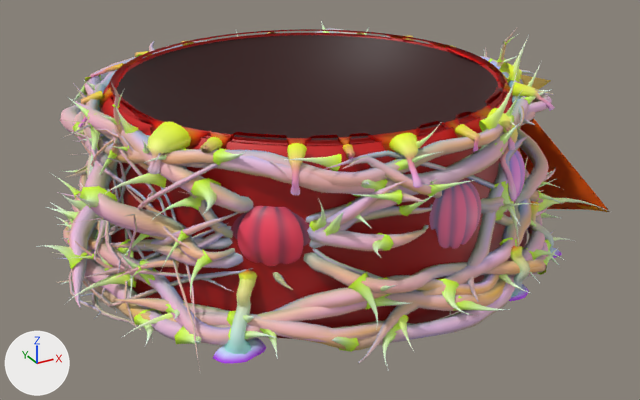
Renders of the glTF model assets-full/fall/base-fall.glb from each side of a commit.
Before and after are seen from a 50 mm lens placed at (-95.8, -180.1, 96.3), pointed at (-0.4, -6.5, 9.5). The axes (+X, +Y, +Z) are drawn at lower left. The lights are the same throughout. The picture after the commit comes second. Vertices at exactly the same position are counted once.

Names of what the first picture shows: 'iron', 'pumpkin', 'wax', 'web'.
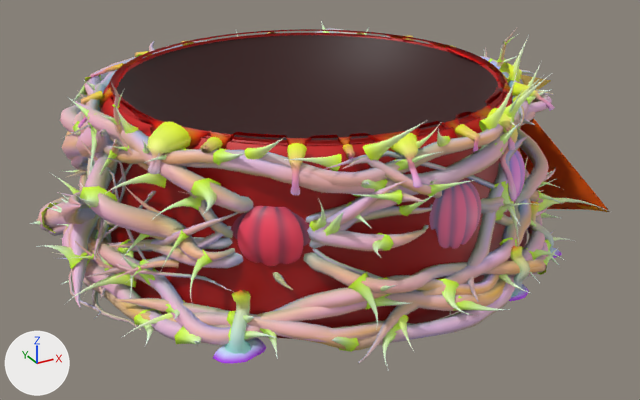
Patch to the scene script:
```diff
--- a/assets-full/fall/base-fall.glb.py
+++ b/assets-full/fall/base-fall.glb.py
@@ me_iron @@
 # used by ob_iron; location = (0.0, 0.0, 0.0)
-me_iron.from_pydata(...)  # 29426 vertices, 54994 faces; spans x -67.5..69.1, y -66.1..64.0, z -0.7..49.1
+me_iron.from_pydata(...)  # 30248 vertices, 56574 faces; spans x -67.5..69.1, y -66.1..64.0, z -0.7..49.1
+# me_iron part 1: the loose piece of 60 vertices spanning x -63.5..-46.4, y -10.7..29.9, z 6.0..36.5 is rebuilt with 217 vertices and now spans x -59.4..-43.7, y -14.3..32.2, z 3.3..27.0
+# me_iron part 2: the loose piece of 60 vertices spanning x -57.0..-49.9, y -11.3..32.1, z 0.1..17.8 is rebuilt with 217 vertices and now spans x -60.1..-46.4, y -13.0..36.7, z -0.1..23.4
+# me_iron part 3: the loose piece of 56 vertices spanning x -55.7..-48.7, y -3.9..34.2, z 0.1..24.8 is rebuilt with 248 vertices and now spans x -61.9..-44.6, y -13.0..38.5, z -0.2..23.1
+# me_iron part 4: the loose piece of 64 vertices spanning x -56.4..-29.2, y -49.6..-12.0, z 14.4..37.0 is deleted
+# me_iron part 5: 16 vertices moved from x -50.3..-47.5, y 13.8..39.2, z 0.1..16.9 to x -51.0..-42.2, y 34.1..40.9, z 0.1..3.2; 754 vertices removed from x -64.5..-32.7, y -49.6..32.0, z 0.1..37.0; 1032 vertices added at x -63.0..4.9, y -57.1..40.8, z 0.0..45.8
+# me_iron part 6: 112 vertices added at x 22.7..37.3, y -45.9..-33.0, z 35.5..46.4
+# other edits to the shape of me_iron do not show in these pictures
 me_iron.materials.append(mat_defaultmaterial)
@@ me_wax @@
 # used by ob_wax; location = (0.0, 0.0, 0.0)
-me_wax.from_pydata(...)  # 4357 vertices, 7926 faces; spans x -52.0..51.6, y -56.2..51.2, z -0.6..41.2
+me_wax.from_pydata(...)  # 4333 vertices, 7878 faces; spans x -52.2..51.6, y -56.2..51.2, z -0.6..41.2
+# me_wax part 7
+# 24 vertices are removed from x -36.0..-32.4, y -40.5..-37.0, z 11.1..13.8
+# 64 faces are deleted
+# 9 vertices in x -40.8..-36.9, y -45.7..-42.8, z 1.4..5.7 move by (0.0, 0.0, -0.1)
+# 4 vertices in x -37.5..-35.1, y -41.8..-40.0, z 8.2..9.6 move by (-0.4, -0.5, -0.1)
+# 4 vertices in x -37.7..-35.2, y -42.3..-40.8, z 7.6..8.2 move by (-0.3, -0.4, -0.1)
+# 3 vertices in x -37.6..-34.9, y -41.9..-40.8, z 8.3..8.8 move by (-0.3, -0.5, -0.1)
+# 3 vertices in x -37.1..-36.0, y -42.1..-41.8, z 7.9..8.1 move by (-0.3, -0.4, -0.2)
+# 3 vertices in x -37.3..-35.0, y -40.9..-39.9, z 7.1..7.6 move by (-0.3, -0.4, 0.0)
+# 102 vertices move from x -42.1..-33.8, y -47.1..-38.4, z 0.2..14.1 to x -42.0..-35.3, y -47.0..-40.0, z 0.2..12.0
+# 16 new faces join them
+# other edits to the shape of me_wax do not show in these pictures
 me_wax.materials.append(mat_defaultmaterial_002)
```

Pixel boxes [x1, y1, x2, y2] of what changed, in the pictures (640 x 400 px; the box of a moved part takes in the faces that stretch with it):
'iron', reshaped: before [36, 21, 608, 370]; after [29, 21, 608, 368]
part 1 of me_iron, rebuilt (mostly hidden): before [66, 83, 86, 280]; after [70, 133, 106, 290]
part 2 of me_iron, rebuilt: before [68, 219, 104, 224]; after [48, 191, 85, 236]
part 3 of me_iron, rebuilt (not visible before): after [37, 197, 96, 232]
part 4 of me_iron, deleted: before [98, 160, 290, 239]
part 5 of me_iron, moved or reshaped: before [57, 120, 253, 370]; after [29, 121, 451, 297]
part 6 of me_iron, added: after [503, 73, 552, 117]
part 7 of me_wax, moved or reshaped: before [239, 269, 257, 285]; after [232, 290, 250, 297]
